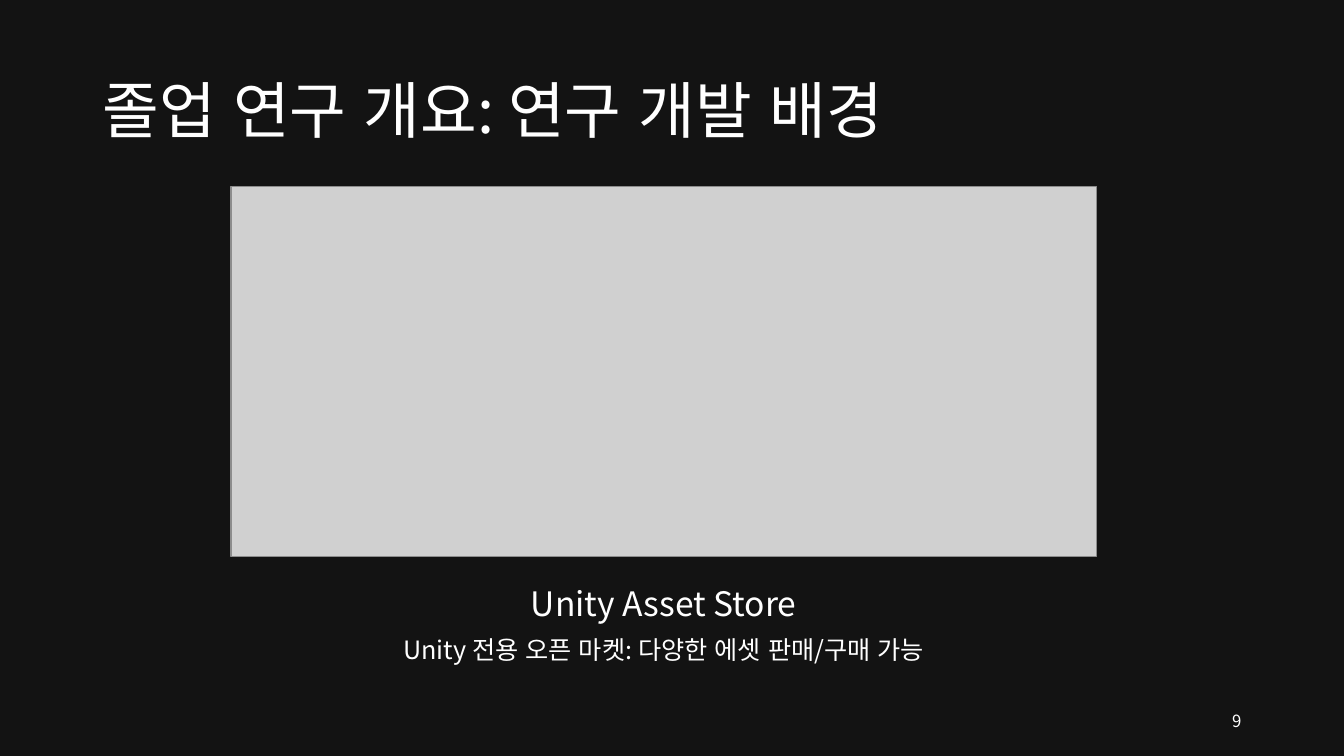
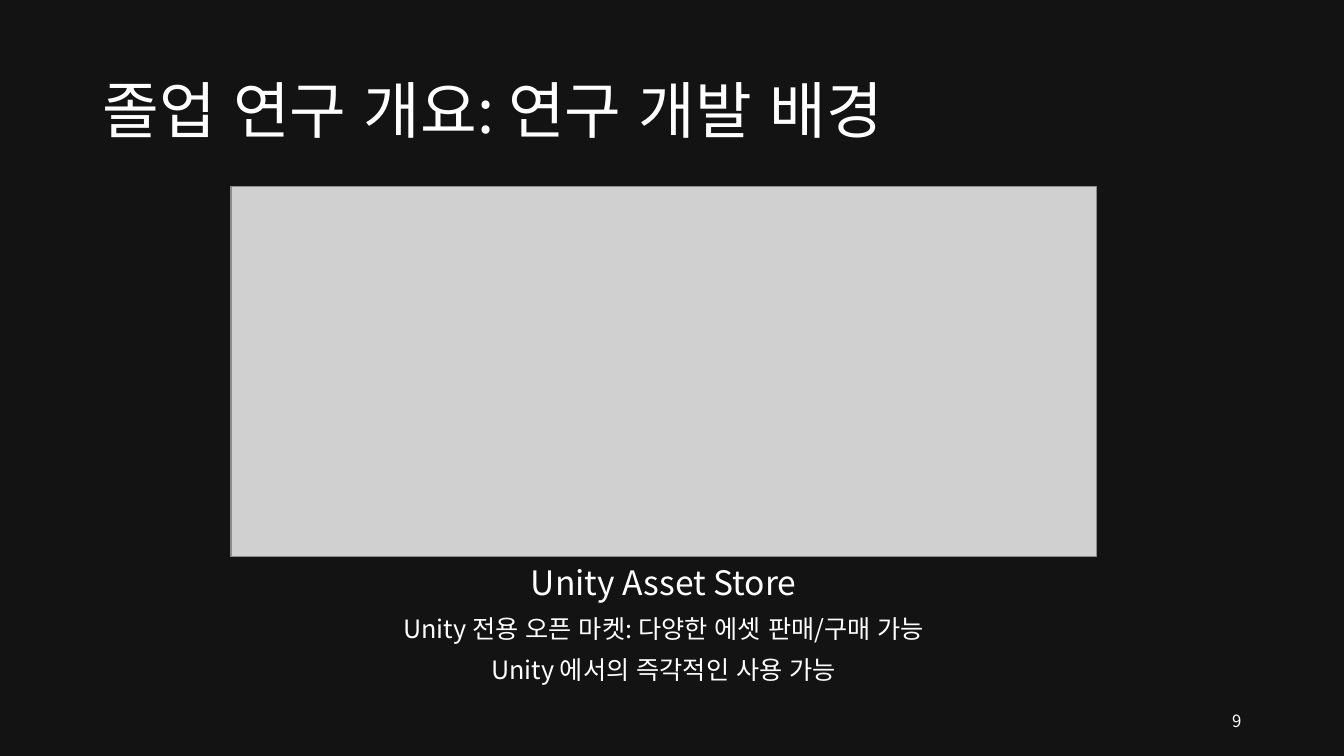
Before and after one commit to SEETHELGIHT/CapstonePlanning, a slide deck: slide 9 of doc/GPU-Accelerated_Ray_Tracing.pptx. Drawn at 1344x756 pixels with LibreOffice and Linux fonts; fonts in the diff are those of the drawing; grey boxes stand for pictures. Boxes give left, top, right and bottom in pixels: in the first picture for what was removed or moved away, otherwise in the second. Text is boxed around its words. In the diff, an @@ line names an element or a change of style, - is before the commit and + after.

```diff
--- a/doc/GPU-Accelerated_Ray_Tracing.pptx
+++ b/doc/GPU-Accelerated_Ray_Tracing.pptx
@@ text at [491, 658, 836, 685]: paragraph added @@
+Unity 에서의 즉각적인 사용 가능
```
Also in this commit, not shown: 8 other slides changed.
